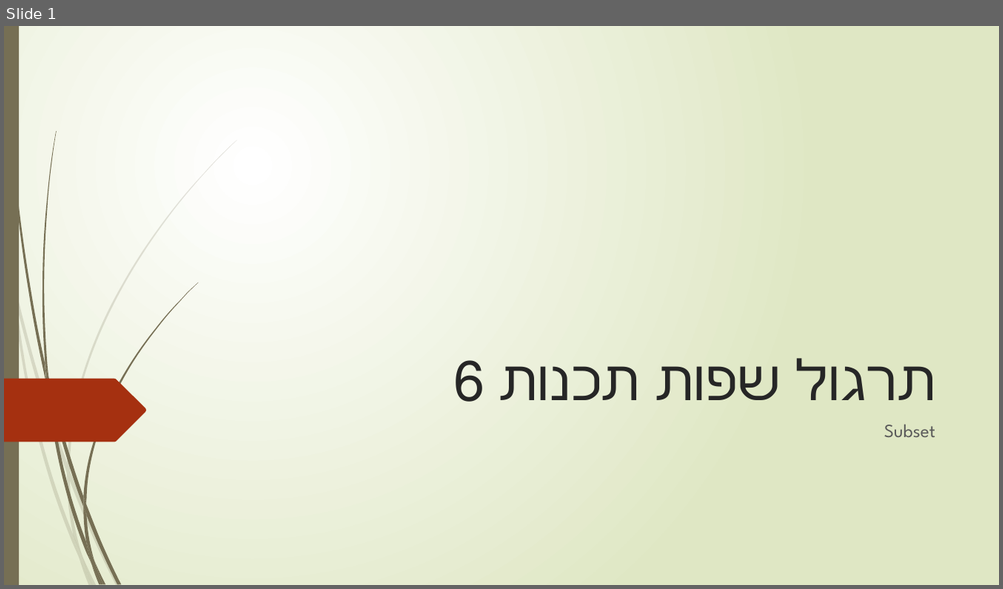
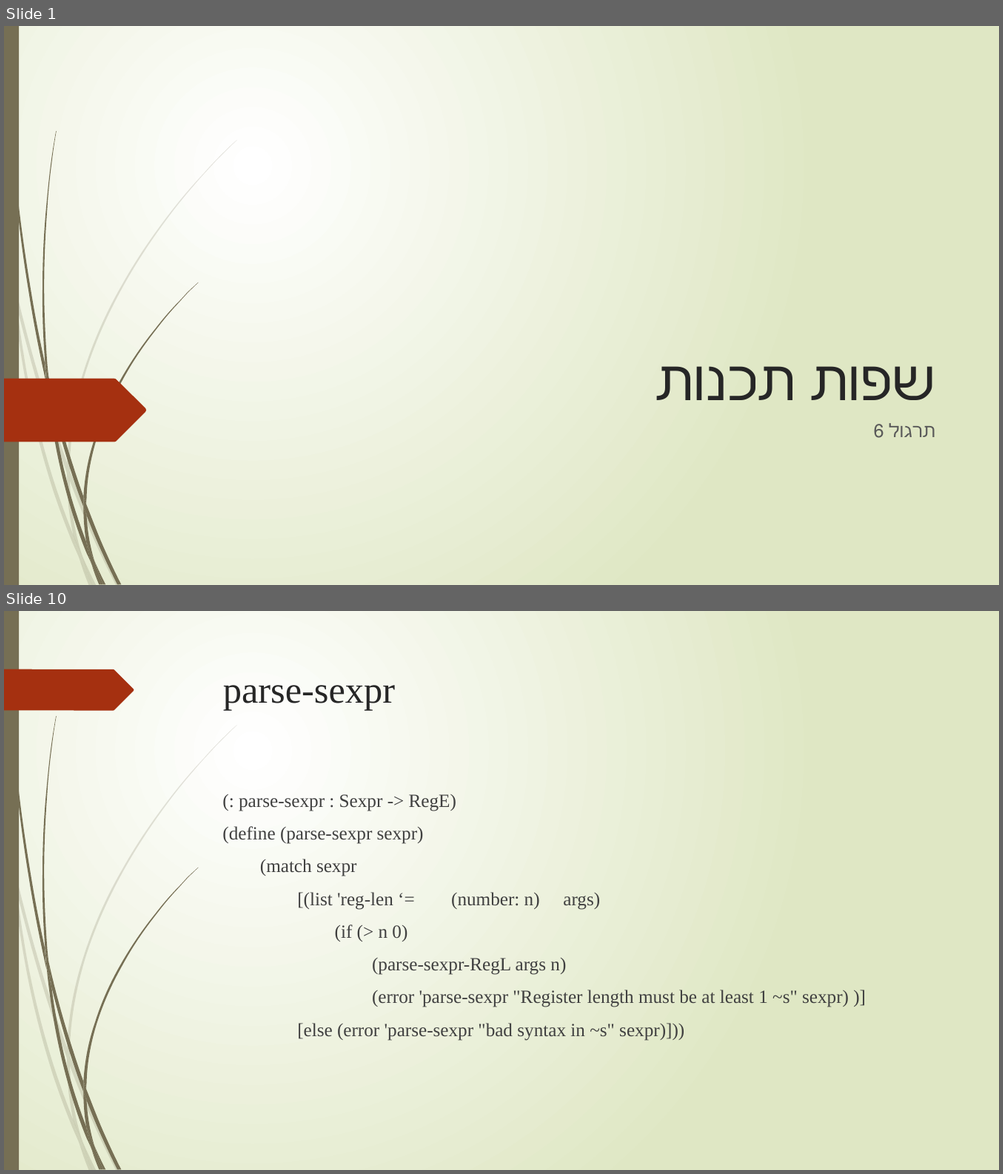
Before and after one commit to TimSorensen10/Racket-Course, a slide deck: Ppt/תרגול 6.pptx. Shown one above the other, each under a label of ours: slide 1 before the commit, slides 1 and 10 after it; the slides between them are not shown. The pictures are 1003x589 and 1003x1174 pixels, drawn with LibreOffice and Linux fonts; fonts in the diff are those of the drawing. Boxes give left, top, right and bottom in pixels: in the first picture for what was removed or moved away, otherwise in the second. Text is boxed around its words. In the diff, an @@ line names an element or a change of style, - is before the commit and + after.

```diff
--- a/Ppt/תרגול 6.pptx
+++ b/Ppt/תרגול 6.pptx
@@ slide 10 added at (4, 611, 999, 1170), background gradient #FFFFFF to #DFE8C4; not listed: 23 template elements that a slide beside it also shows @@
@@ freeform shape added at (4, 669, 134, 710), fill #A53010 @@
@@ title added at (223, 685, 395, 710), 36 pt, text #262626 @@
+parse-sexpr
@@ text added at (222, 795, 848, 1041), 18 pt, text #404040 @@
+(: parse-sexpr : Sexpr -> RegE)
+(define (parse-sexpr sexpr)
+(match sexpr
+[(list 'reg-len ‘= (number: n) args)
+(if (> n 0)
+(parse-sexpr-RegL args n)
+(error 'parse-sexpr "Register length must be at least 1 ~s" sexpr) )]
+[else (error 'parse-sexpr "bad syntax in ~s" sexpr)]))
@@ slide 1 changed as well @@
@@ title at (810, 366, 936, 400): text changed; font League Spartan to Times New Roman @@
-תרגול שפות תכנות 6
+שפות תכנות
@@ subtitle at (888, 423, 935, 437): text changed; font League Spartan to Times New Roman @@
-Subset
+תרגול 6
```
Also in this commit, not shown: 9 other slides added, 8 slides removed, 4 other files.
